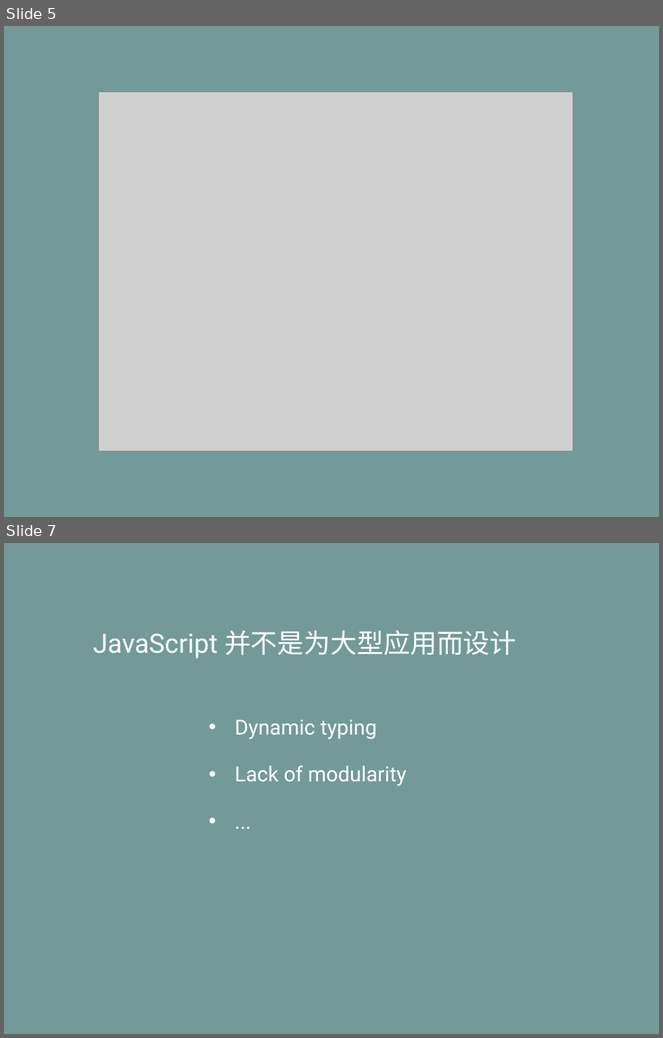
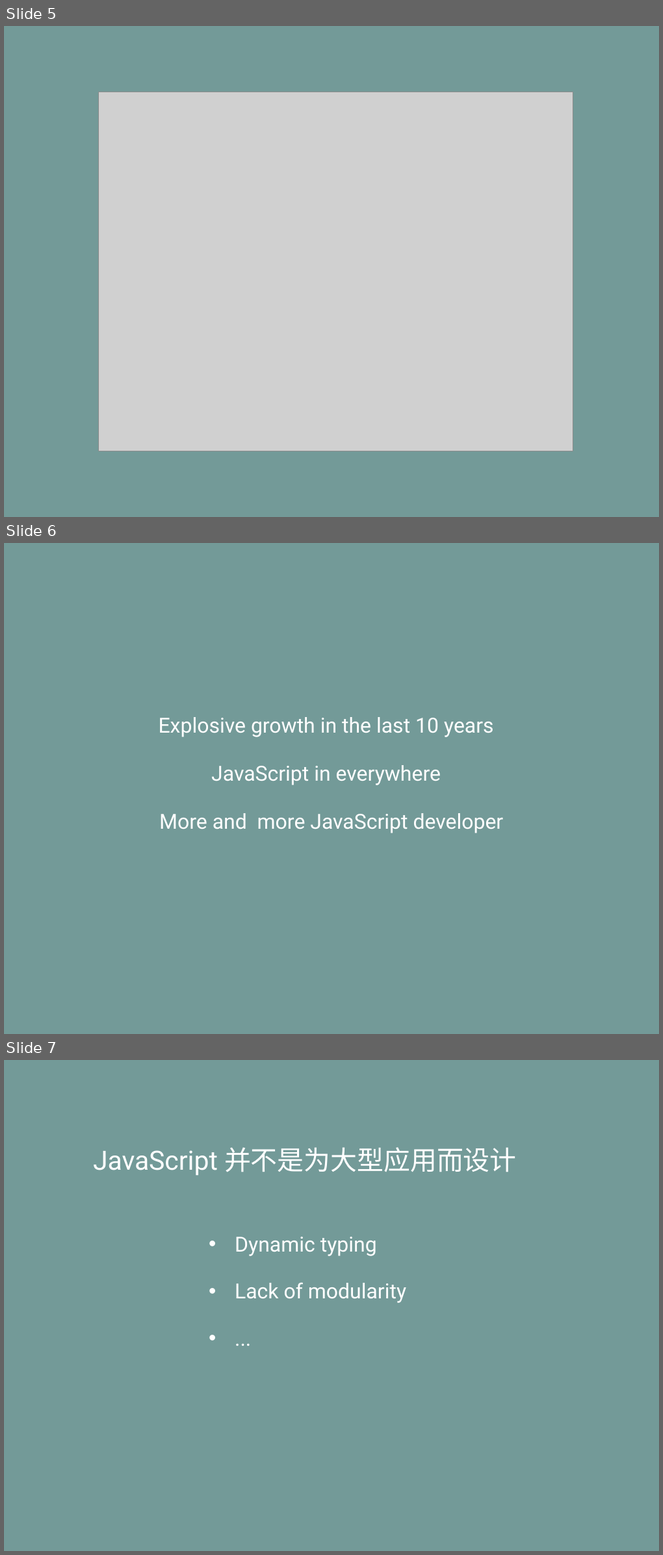
Before and after one commit to life0727/blog, a slide deck: ppt/typescript.pptx. Shown one above the other, each under a label of ours: slides 5 and 7 before the commit, slides 5, 6 and 7 after it; the slides between them are not shown. The pictures are 663x1038 and 663x1555 pixels, drawn with LibreOffice and Linux fonts; fonts in the diff are those of the drawing; grey boxes stand for pictures. Boxes give left, top, right and bottom in pixels: in the first picture for what was removed or moved away, otherwise in the second. Text is boxed around its words. In the diff, an @@ line names an element or a change of style, - is before the commit and + after.

```diff
--- a/ppt/typescript.pptx
+++ b/ppt/typescript.pptx
@@ slide 6 added at [4,543,659,1034], background #739A98 @@
@@ text added at [159,717,494,737], 36 pt, text #FFFFFF @@
+Explosive growth in the last 10 years
@@ text added at [211,765,441,785], 36 pt, text #FFFFFF @@
+JavaScript in everywhere
@@ text added at [159,813,504,834], 36 pt, text #FFFFFF @@
+More and more JavaScript developer
```
Also in this commit, not shown: 10 other slides added, 6 slides removed, 1 other file.
